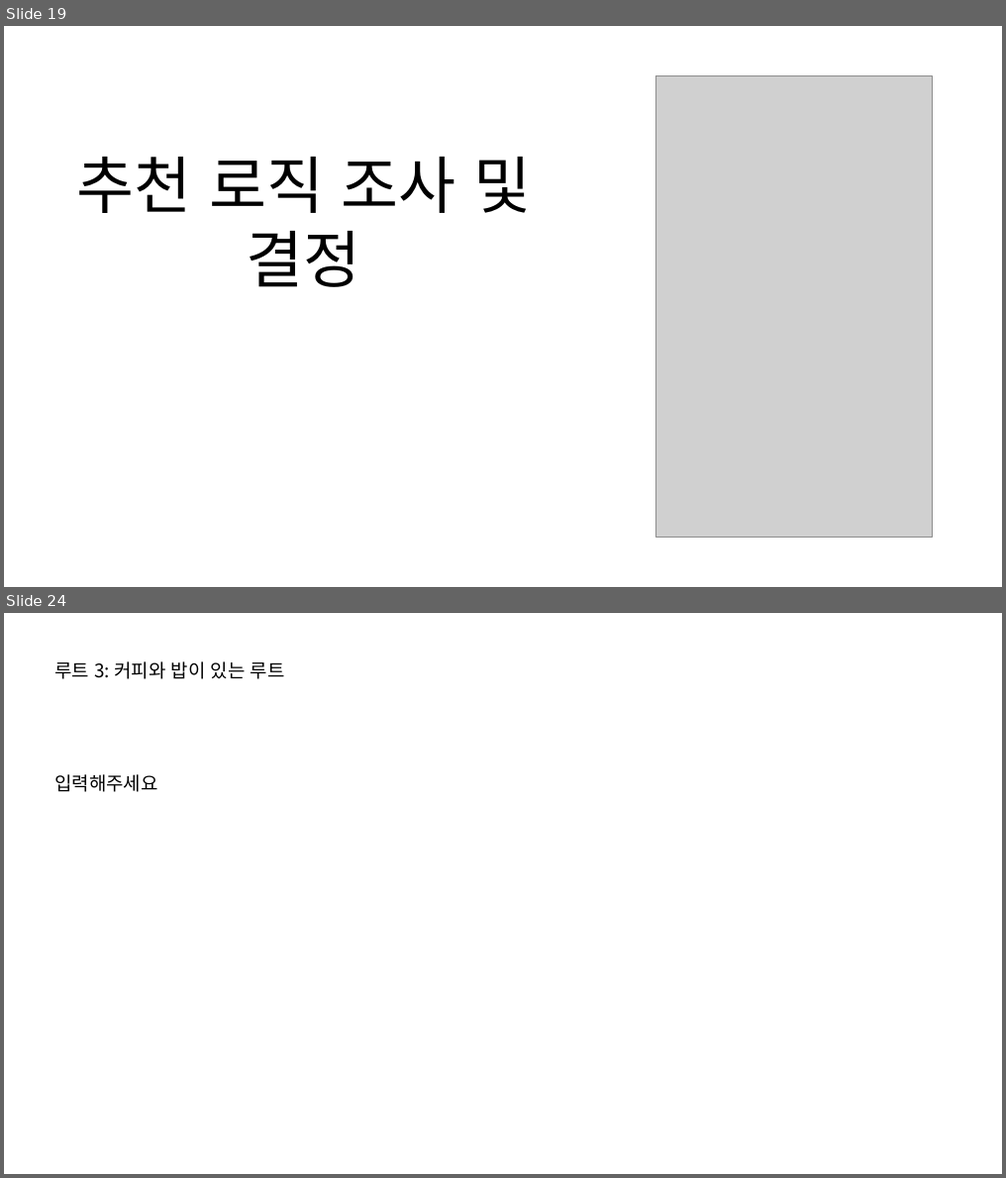
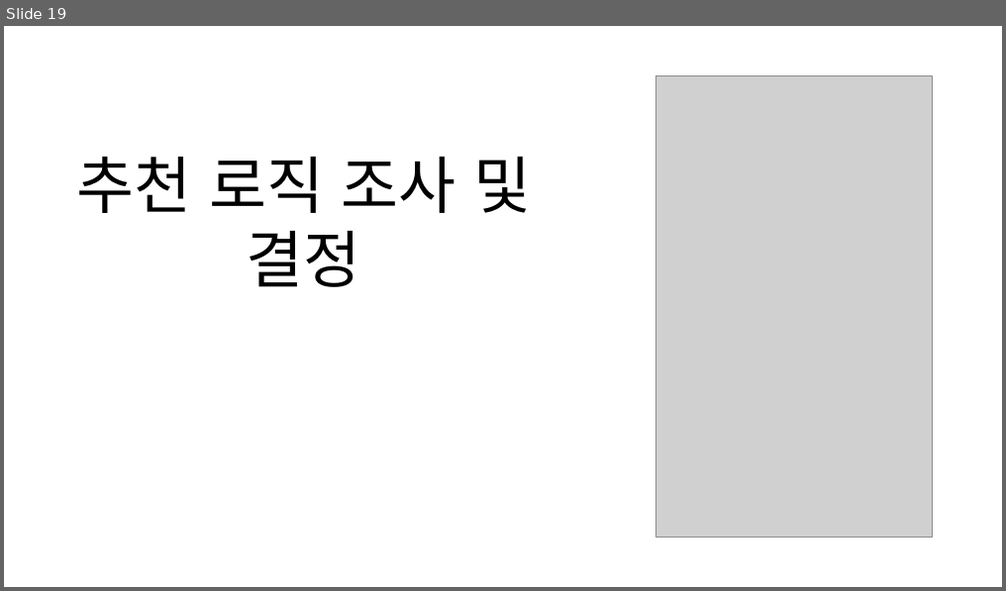
Before and after one commit to majung2/pumasi, a slide deck: 5조_SAD1.0.pptx. Shown one above the other, each under a label of ours: slides 19 and 24 before the commit, slide 19 after it; the slides between them are not shown. The pictures are 1006x1178 and 1006x591 pixels, drawn with LibreOffice and Linux fonts; fonts in the diff are those of the drawing; grey boxes stand for pictures. Boxes give left, top, right and bottom in pixels: in the first picture for what was removed or moved away, otherwise in the second. Text is boxed around its words. In the diff, an @@ line names an element or a change of style, - is before the commit and + after.

```diff
--- a/5조_SAD1.0.pptx
+++ b/5조_SAD1.0.pptx
@@ slide 24 removed at [4, 613, 1002, 1174], background #FFFFFF @@
@@ text removed at [54, 662, 285, 792] @@
-루트 3: 커피와 밥이 있는 루트
-입력해주세요
```
Also in this commit, not shown: 10 slides changed, 5 slides added, 2 other slides removed.
